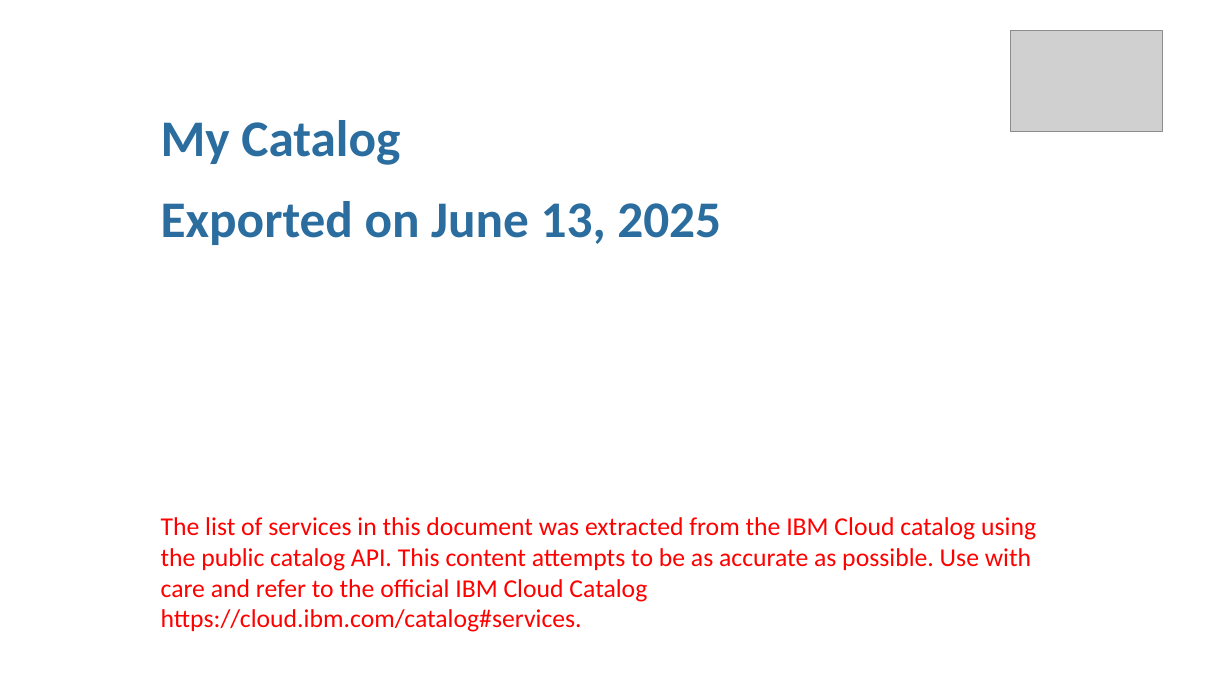
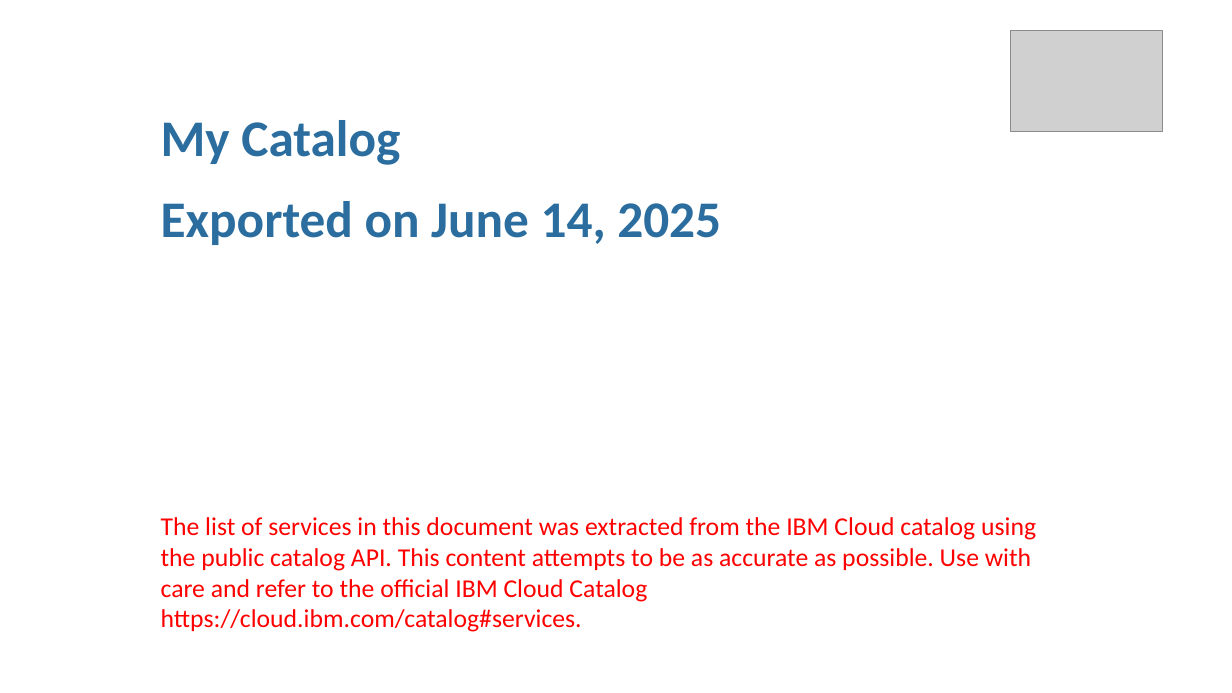
Before and after one commit to l2fprod/mycatalog, a slide deck: slide 1 of docs/generated/mycatalog.pptx. Drawn at 1232x693 pixels with LibreOffice and Linux fonts; fonts in the diff are those of the drawing; grey boxes stand for pictures. Boxes give left, top, right and bottom in pixels: in the first picture for what was removed or moved away, otherwise in the second. Text is boxed around its words. In the diff, an @@ line names an element or a change of style, - is before the commit and + after.

```diff
--- a/docs/generated/mycatalog.pptx
+++ b/docs/generated/mycatalog.pptx
@@ text at <box>161,201,721,245</box>: text changed @@
-Exported on June 13, 2025
+Exported on June 14, 2025
```
Also in this commit, not shown: 1 other slide changed, 10 other files.
